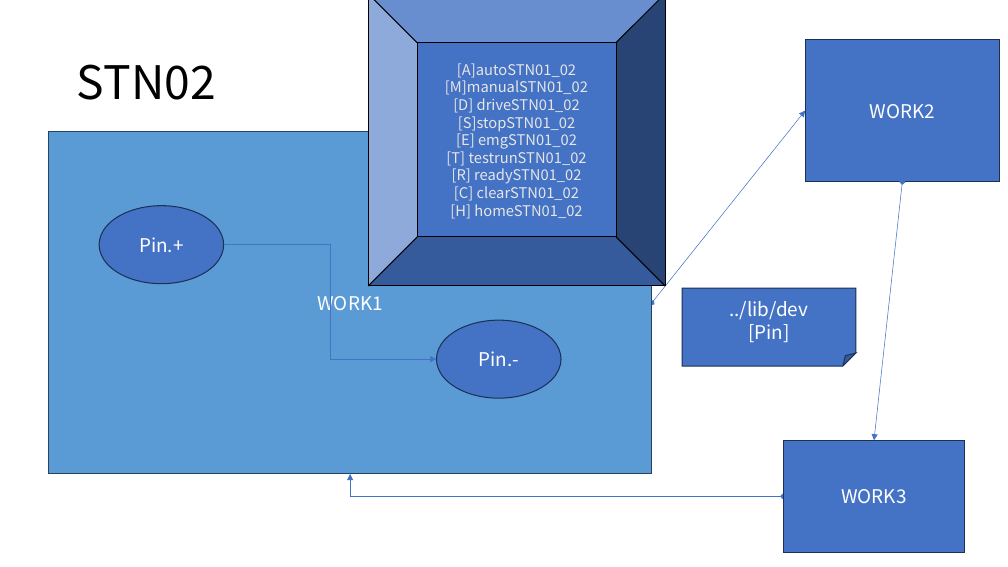
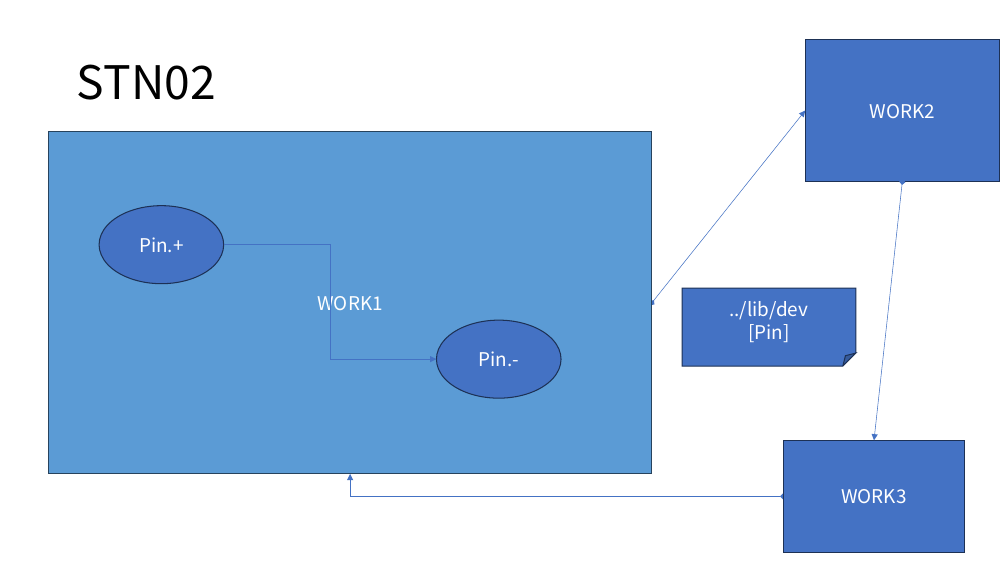
Before and after one commit to DualsoftDev/ds, a slide deck: slide 5 of DsDotNet/src/UnitTest/UnitTest.Model/ImportOfficeExample/exportDS/testA/testMy/my.pptx (slide 3 before the commit). Drawn at 1008x567 pixels with LibreOffice and Linux fonts; fonts in the diff are those of the drawing. Boxes give left, top, right and bottom in pixels: in the first picture for what was removed or moved away, otherwise in the second. Text is boxed around its words. In the diff, an @@ line names an element or a change of style, - is before the commit and + after.

```diff
--- a/DsDotNet/src/UnitTest/UnitTest.Model/ImportOfficeExample/exportDS/testA/testMy/my.pptx
+++ b/DsDotNet/src/UnitTest/UnitTest.Model/ImportOfficeExample/exportDS/testA/testMy/my.pptx
@@ bevel removed at bbox=[368, 0, 665, 287] @@
-[A]autoSTN01_02
-[M]manualSTN01_02
-[D] driveSTN01_02
-[S]stopSTN01_02
-[E] emgSTN01_02
-[T] testrunSTN01_02
-[R] readySTN01_02
-[C] clearSTN01_02
-[H] homeSTN01_02
```
Also in this commit, not shown: 3 other slides changed, 2 slides added, 27 other files.
